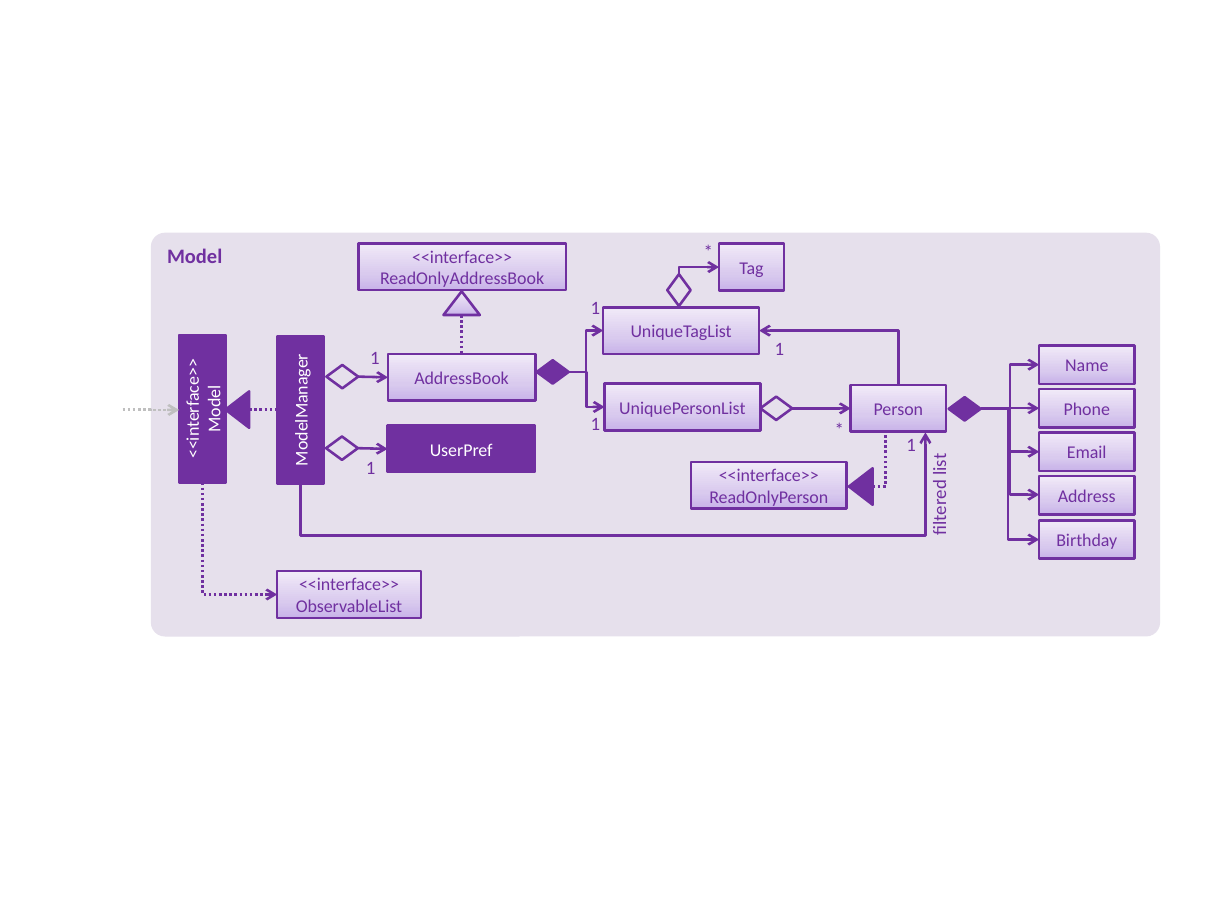
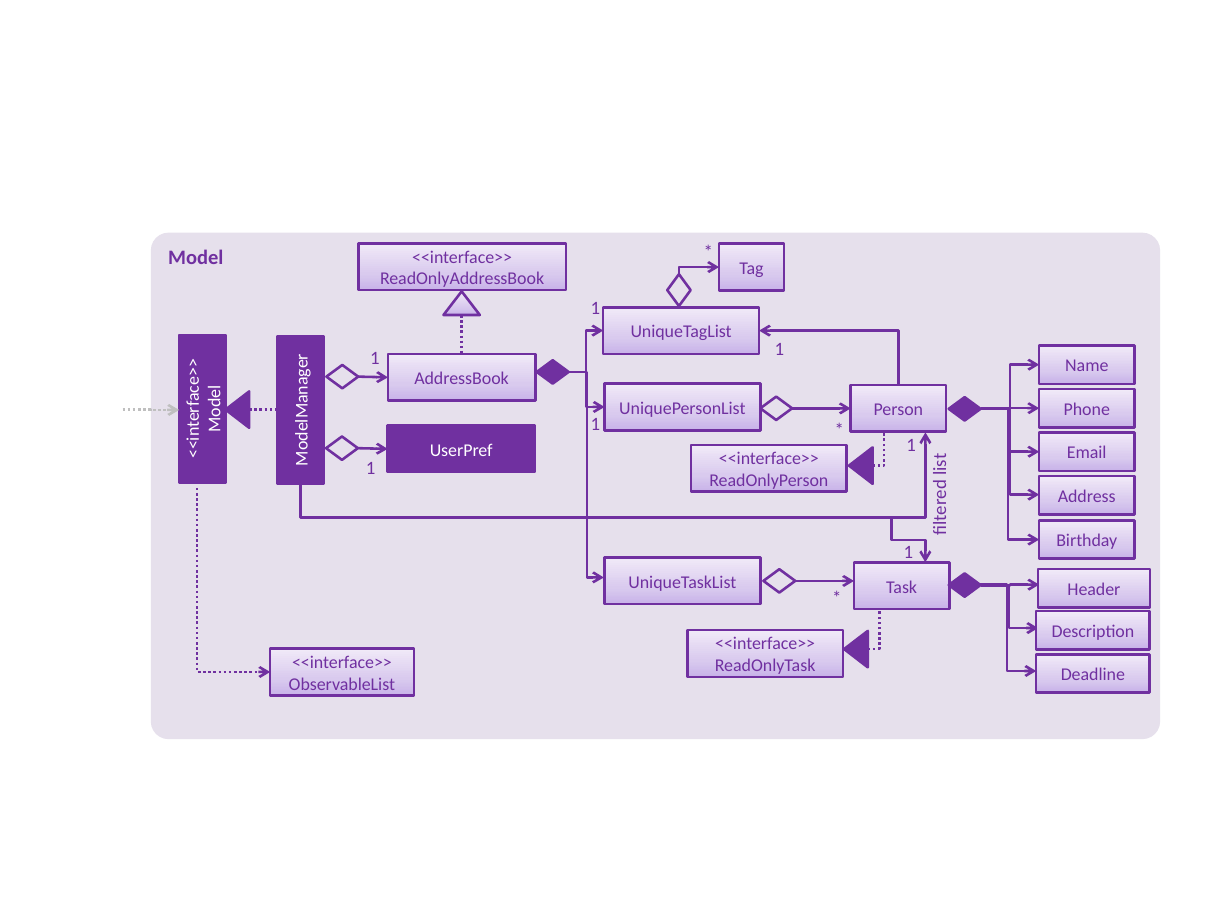
Before and after one commit to srishag/main, a slide deck: slide 1 of docs/diagrams/ModelComponentClassDiagram.pptx. Drawn at 1232x924 pixels with LibreOffice and Linux fonts; fonts in the diff are those of the drawing. Boxes give left, top, right and bottom in pixels: in the first picture for what was removed or moved away, otherwise in the second. Text is boxed around its words. In the diff, an @@ line names an element or a change of style, - is before the commit and + after.

```diff
--- a/docs/diagrams/ModelComponentClassDiagram.pptx
+++ b/docs/diagrams/ModelComponentClassDiagram.pptx
@@ rounded rectangle "Model": place and size @@
-rounded rectangle "Model" at [150,233,1159,637]
+rounded rectangle "Model" at [150,233,1159,739]
@@ elbow arrow added from (586, 400) to (604, 578), #7030A0 1.5 pt @@
@@ elbow arrow (301, 483) - (925, 432): route changed @@
@@ rectangle "<<interface>> ReadOnlyPerson": place and size @@
-rectangle "<<interface>> ReadOnlyPerson" at [691,462,848,509]
+rectangle "<<interface>> ReadOnlyPerson" at [691,445,848,492]
@@ triangle: place and size @@
-triangle at [849,468,873,505]
+triangle at [849,447,873,484]
@@ elbow line moved from (872, 487) - (886, 430) to (872, 466) - (885, 425) @@
@@ elbow arrow moved from (202, 483) - (277, 595) to (197, 488) - (270, 673) @@
@@ elbow arrow added from (892, 517) to (925, 562), #7030A0 1.5 pt @@
@@ rectangle added at [605,558,761,605], fill gradient #C9B5E8 to #D8CBEE to #F0EAF9, outline #7030A0 1.5 pt, 10.5 pt, text #7030A0 @@
+UniqueTaskList
@@ diamond added at [764,569,796,593], outline #7030A0 1.5 pt @@
@@ rectangle added at [854,563,949,610], fill gradient #C9B5E8 to #D8CBEE to #F0EAF9, outline #7030A0 1.5 pt, 10.5 pt, text #7030A0 @@
+Task
@@ text added at [904,546,914,564], 11 pt, text #7030A0 @@
+1
@@ rectangle added at [1039,569,1151,607], fill gradient #C9B5E8 to #D8CBEE to #F0EAF9, outline #7030A0 1.5 pt, 10.5 pt, text #7030A0 @@
+Header
@@ elbow arrow added from (796, 582) to (854, 582), #7030A0 1.5 pt @@
@@ text added at [824,586,850,611], 11 pt, text #7030A0 @@
+*
@@ diamond added at [949,573,981,596], fill #7030A0, outline #7030A0 1.5 pt @@
@@ elbow arrow added from (978, 585) to (1036, 671), #7030A0 1.5 pt @@
@@ elbow arrow added from (979, 585) to (1039, 628), #7030A0 1.5 pt @@
@@ elbow arrow added from (981, 585) to (1039, 585), #7030A0 1.5 pt @@
@@ elbow line added from (867, 649) to (880, 609), #7030A0 1.5 pt dashed @@
@@ rectangle added at [1036,611,1149,649], fill gradient #C9B5E8 to #D8CBEE to #F0EAF9, outline #7030A0 1.5 pt, 10.5 pt, text #7030A0 @@
+Description
@@ rectangle "<<interface>> ObservableList": place and size @@
-rectangle "<<interface>> ObservableList" at [277,572,421,618]
+rectangle "<<interface>> ObservableList" at [270,649,414,696]
@@ rectangle added at [687,630,844,676], fill gradient #C9B5E8 to #D8CBEE to #F0EAF9, outline #7030A0 1.5 pt, 10.5 pt, text #7030A0 @@
+<<interface>>
+ReadOnlyTask
@@ triangle added at [845,630,868,667], fill #7030A0, outline #7030A0 1.5 pt @@
@@ rectangle added at [1036,654,1149,692], fill gradient #C9B5E8 to #D8CBEE to #F0EAF9, outline #7030A0 1.5 pt, 10.5 pt, text #7030A0 @@
+Deadline
```
Also in this commit, not shown: 2 other files.
